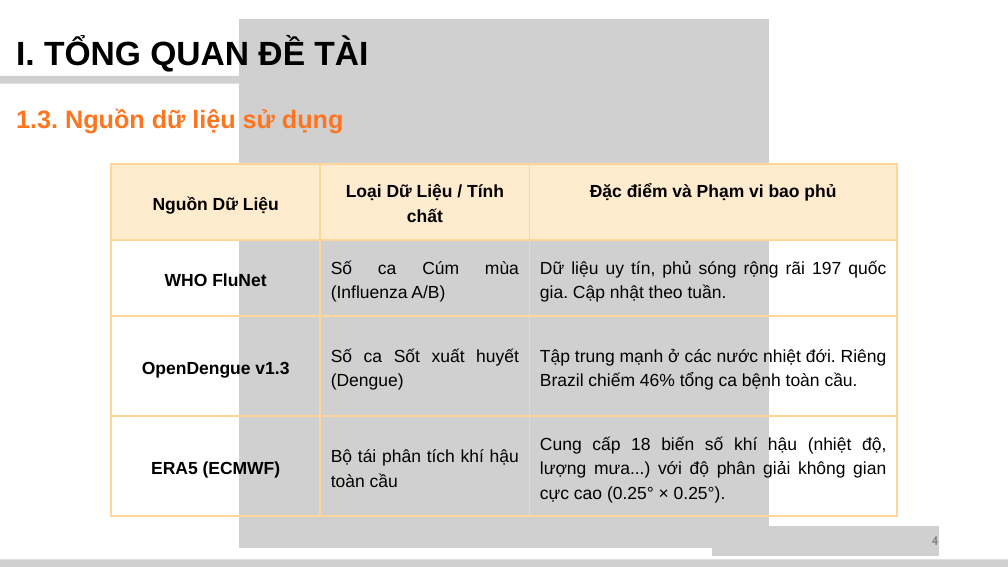
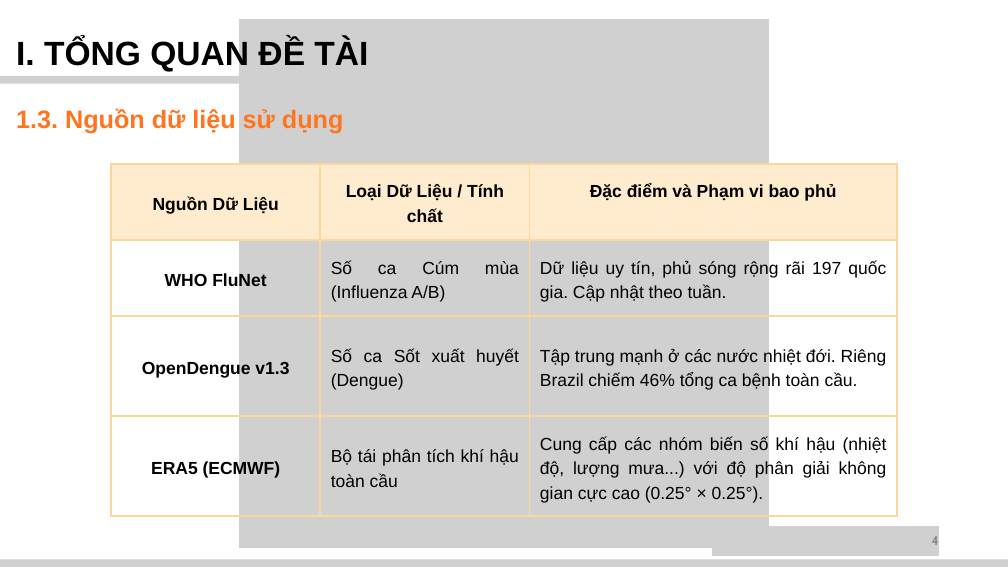
Before and after one commit to huuluan186/KLTN, a slide deck: slide 5 of docs/110122016_PhamHuuLuan_TN_Slide.pptx. Drawn at 1008x567 pixels with LibreOffice and Linux fonts; fonts in the diff are those of the drawing; grey boxes stand for pictures. Boxes give left, top, right and bottom in pixels: in the first picture for what was removed or moved away, otherwise in the second. Text is boxed around its words. In the diff, an @@ line names an element or a change of style, - is before the commit and + after.

Commit message:
feat: update presentation slide

```diff
--- a/docs/110122016_PhamHuuLuan_TN_Slide.pptx
+++ b/docs/110122016_PhamHuuLuan_TN_Slide.pptx
@@ table at (111, 164, 897, 517) @@
-row 4, column 3: Cung cấp 18 biến số khí hậu (nhiệt độ, lượng mưa...) với độ phân giải không gian cực cao (0.25° × 0.25°).
+row 4, column 3: Cung cấp các nhóm biến số khí hậu (nhiệt độ, lượng mưa...) với độ phân giải không gian cực cao (0.25° × 0.25°).
```
